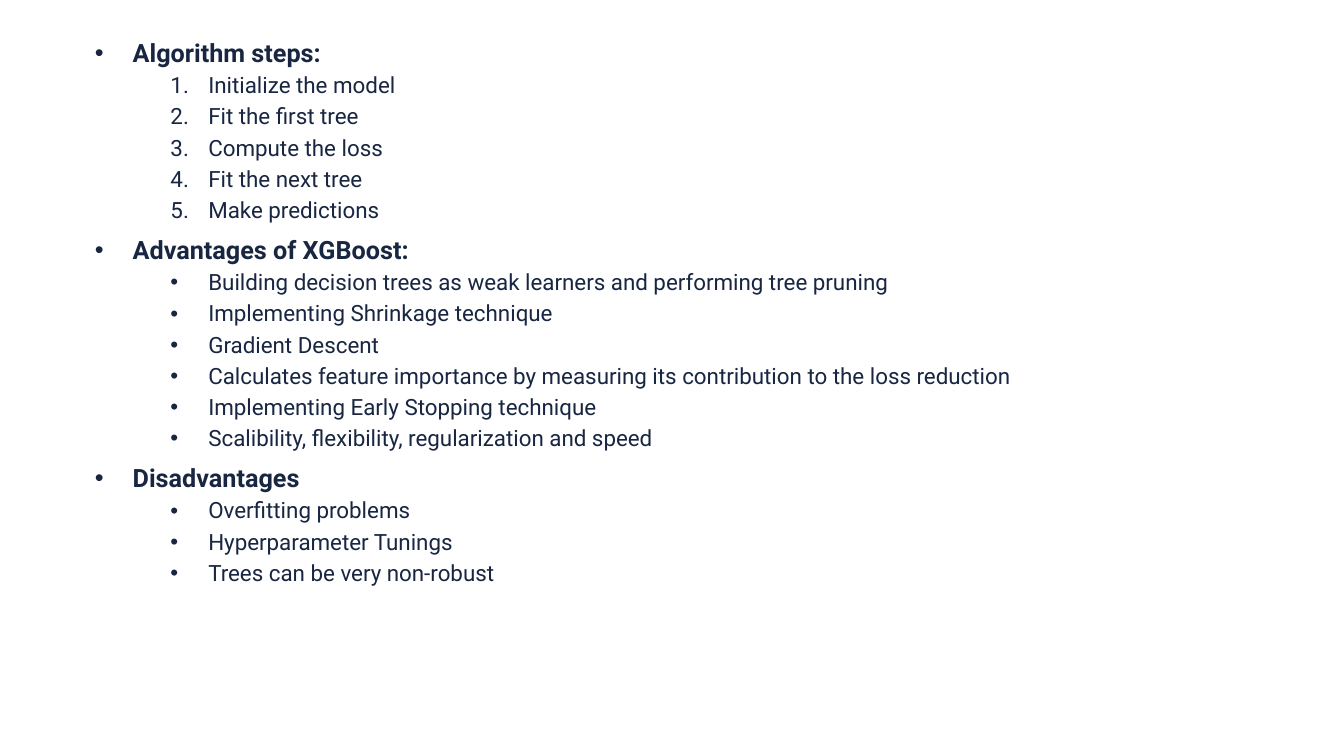
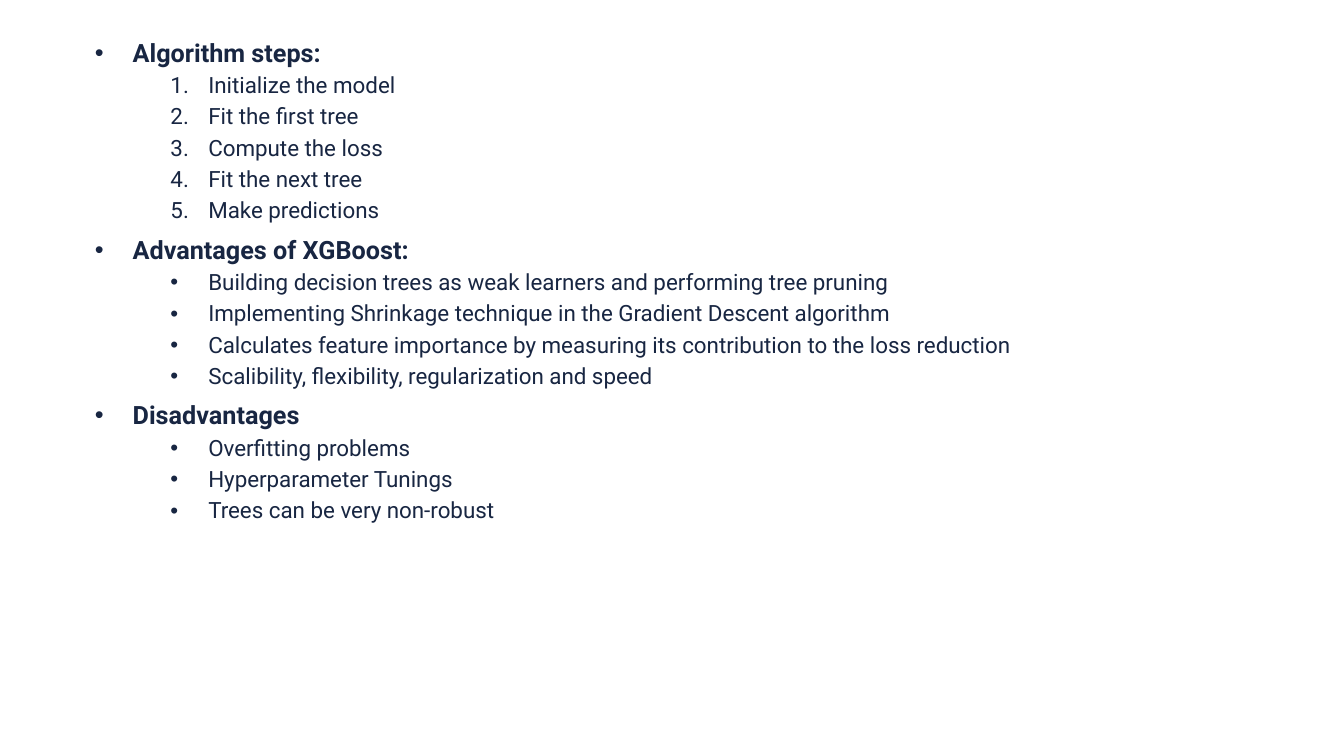
Before and after one commit to silviufilote/S4HDD, a slide deck: slide 26 of Time series project/documentation/slides.pptx (slide 25 before the commit). Drawn at 1344x756 pixels with LibreOffice and Linux fonts; fonts in the diff are those of the drawing; background and template pictures are left out. Boxes give left, top, right and bottom in pixels: in the first picture for what was removed or moved away, otherwise in the second. Text is boxed around its words. In the diff, an @@ line names an element or a change of style, - is before the commit and + after.

```diff
--- a/Time series project/documentation/slides.pptx
+++ b/Time series project/documentation/slides.pptx
@@ text at [208, 304, 890, 326]: text changed @@
-  • Implementing Shrinkage technique
-  • Gradient Descent
+  • Implementing Shrinkage technique in the Gradient Descent algorithm
@@ text at [208, 398, 596, 420]: paragraph removed @@
-  • Implementing Early Stopping technique
```
Also in this commit, not shown: 4 other slides changed, 1 slide added, 1 other file.
